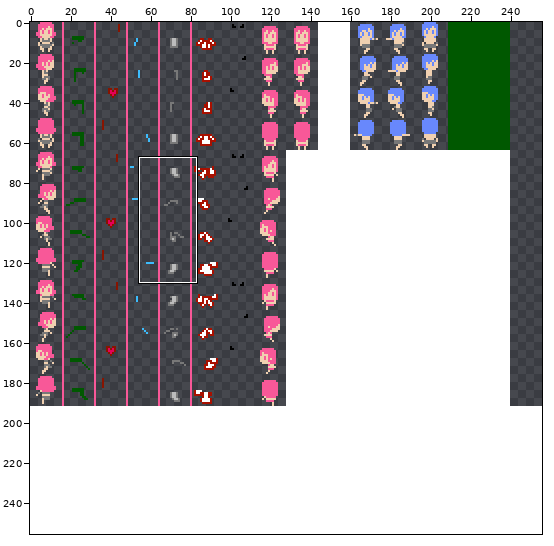
Edited in one commit: sprite sheet (assets/player_sheet.png). The picture above shows the old version from afar; the outline marks the close-up.
Close-up. As it was:
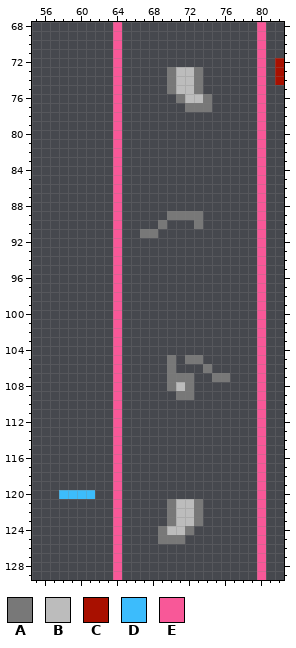
The file is 256x256 pixels. Colours within 5 levels of each other are drawn and written as one. Shown: x 55..82, y 68..129.
Palette (. is transparent): A #787878  B #bcbcbc  C #a81000  D #3cbcfc  E #f85898
Pixels before, first column x 58:
 68 ......E...............E..
 69 ......E...............E..
 70 ......E...............E..
 71 ......E...............E..
 72 ......E...............E.C
 73 ......E.....ABBA......E.C
 74 ......E.....ABBA......E.C
 75 ......E.....ABBA......E..
 76 ......E......ABBA.....E..
 77 ......E.......AAA.....E..
 78 ......E...............E..
 79 ......E...............E..
 80 ......E...............E..
 81 ......E...............E..
 82 ......E...............E..
 83 ......E...............E..
 84 ......E...............E..
 85 ......E...............E..
 86 ......E...............E..
 87 ......E...............E..
 88 ......E...............E..
 89 ......E.....AAAA......E..
 90 ......E....A...A......E..
 91 ......E..AA...........E..
 92 ......E...............E..
 93 ......E...............E..
 94 ......E...............E..
 95 ......E...............E..
 96 ......E...............E..
 97 ......E...............E..
 98 ......E...............E..
 99 ......E...............E..
100 ......E...............E..
101 ......E...............E..
102 ......E...............E..
103 ......E...............E..
104 ......E...............E..
105 ......E.....A.AA......E..
106 ......E.....A...A.....E..
107 ......E.....AAA..AA...E..
108 ......E.....ABA.......E..
109 ......E......AA.......E..
110 ......E...............E..
111 ......E...............E..
112 ......E...............E..
113 ......E...............E..
114 ......E...............E..
115 ......E...............E..
116 ......E...............E..
117 ......E...............E..
118 ......E...............E..
119 ......E...............E..
120 DDDD..E...............E..
121 ......E.....ABBA......E..
122 ......E.....ABBA......E..
123 ......E.....ABBA......E..
124 ......E....ABBA.......E..
125 ......E....AAA........E..
126 ......E...............E..
127 ......E...............E..
128 ......E...............E..
129 ......E...............E..
After the commit:
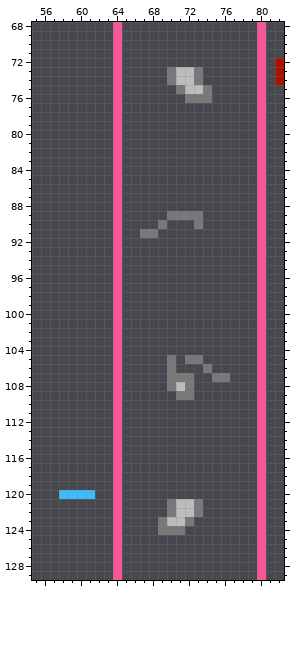
The exact change:
Changed rows in their new state; - is an unchanged pixel.
first column x 70:
 75 .A-BA
 76 -.AA-
 77 --...
first column x 69:
123 AB-A.
124 -AA.-
125 ...--
Pixel boxes of the changes (left, top, right, bottom) in both close-ups:
changed: (167, 85, 212, 112)
changed: (158, 517, 203, 544)
